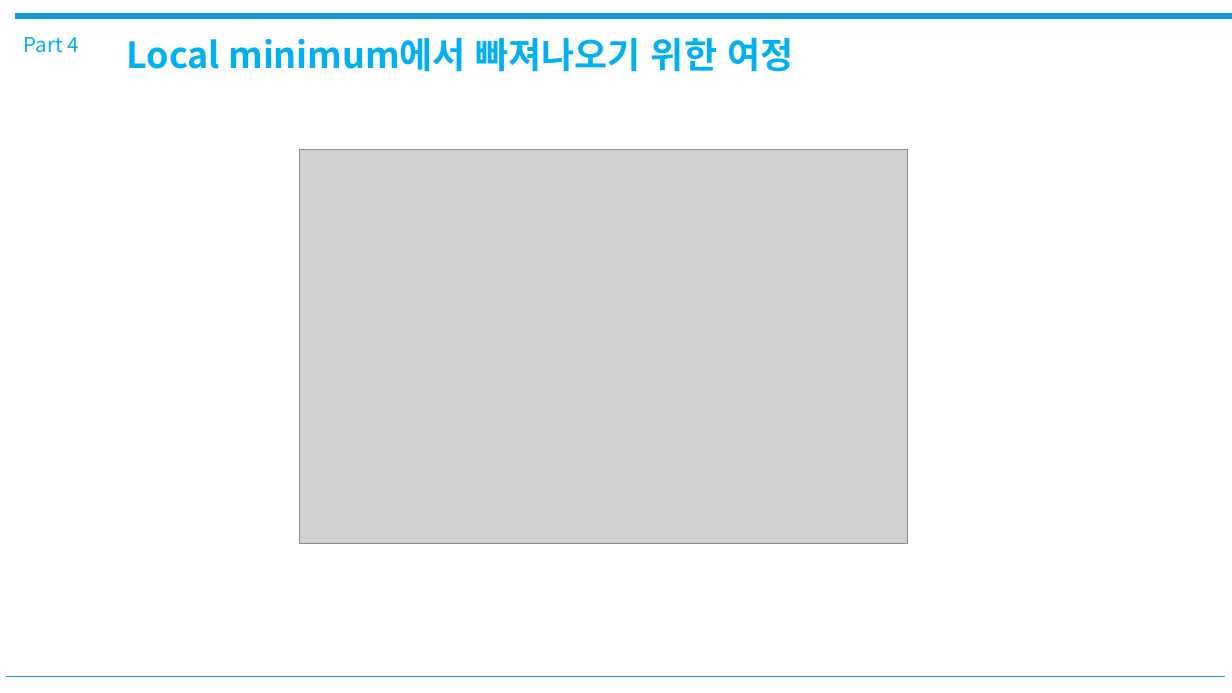
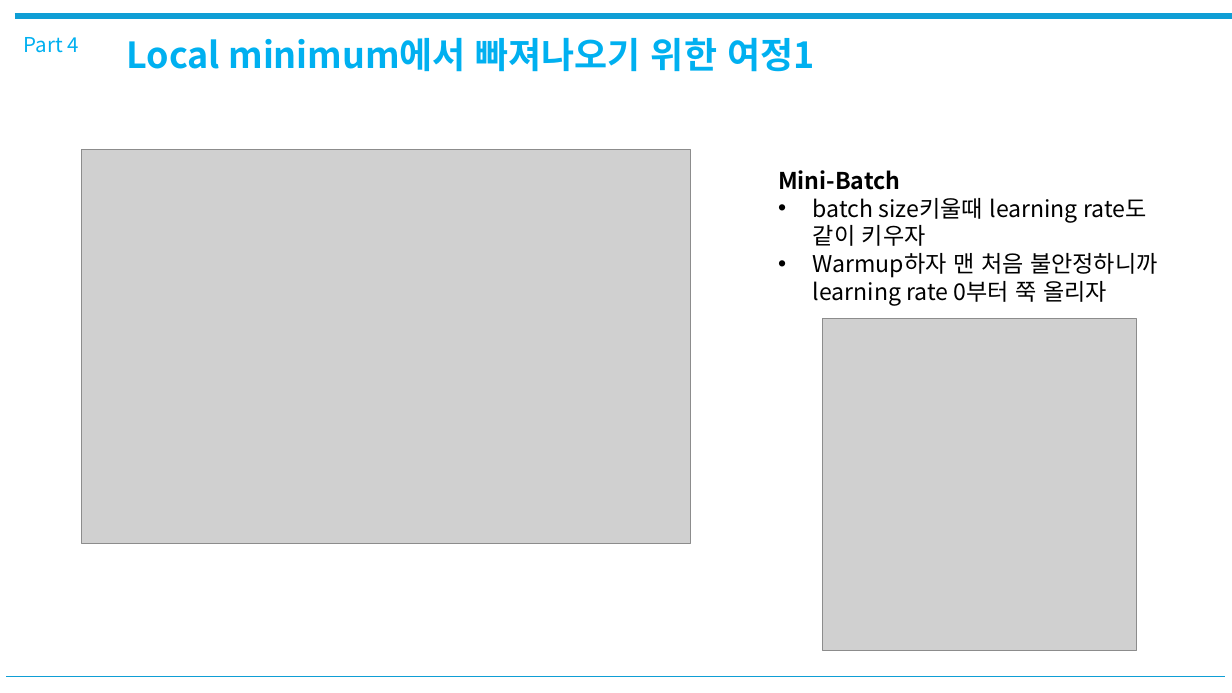
Before and after one commit to jaewoo-rain/ai-study, a slide deck: slide 31 of 02주차/경사하강법,역전파.pptx. Drawn at 1232x693 pixels with LibreOffice and Linux fonts; fonts in the diff are those of the drawing; grey boxes stand for pictures. Boxes give left, top, right and bottom in pixels: in the first picture for what was removed or moved away, otherwise in the second. Text is boxed around its words. In the diff, an @@ line names an element or a change of style, - is before the commit and + after.

```diff
--- a/02주차/경사하강법,역전파.pptx
+++ b/02주차/경사하강법,역전파.pptx
@@ text at (127,38,814,72): text changed @@
-Local minimum에서 빠져나오기 위한 여정
+Local minimum에서 빠져나오기 위한 여정1
@@ picture: place and size @@
-picture at (299,150,908,543)
+picture at (82,150,690,543)
@@ text added at (778,170,1158,305), 18 pt, text #000000 @@
+Mini-Batch
+• batch size키울때 learning rate도 같이 키우자
+• Warmup하자 맨 처음 불안정하니까 learning rate 0부터 쭉 올리자
@@ picture added at (823,319,1137,651) @@
```
Also in this commit, not shown: 6 other slides changed, 3 slides added, 22 other files.
